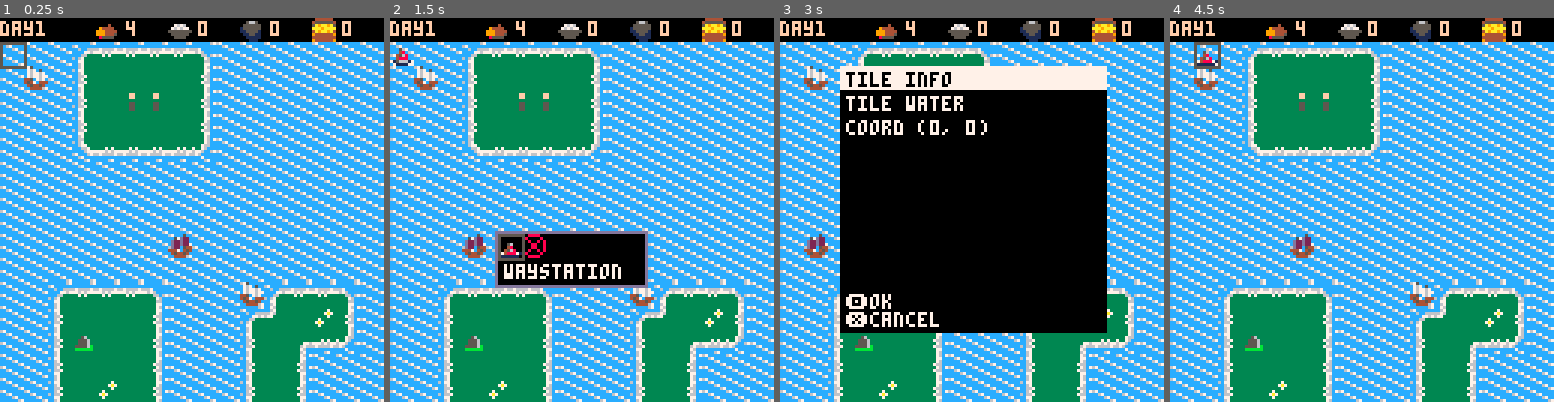
Above: before the commit, frames 1-4 (left to right).
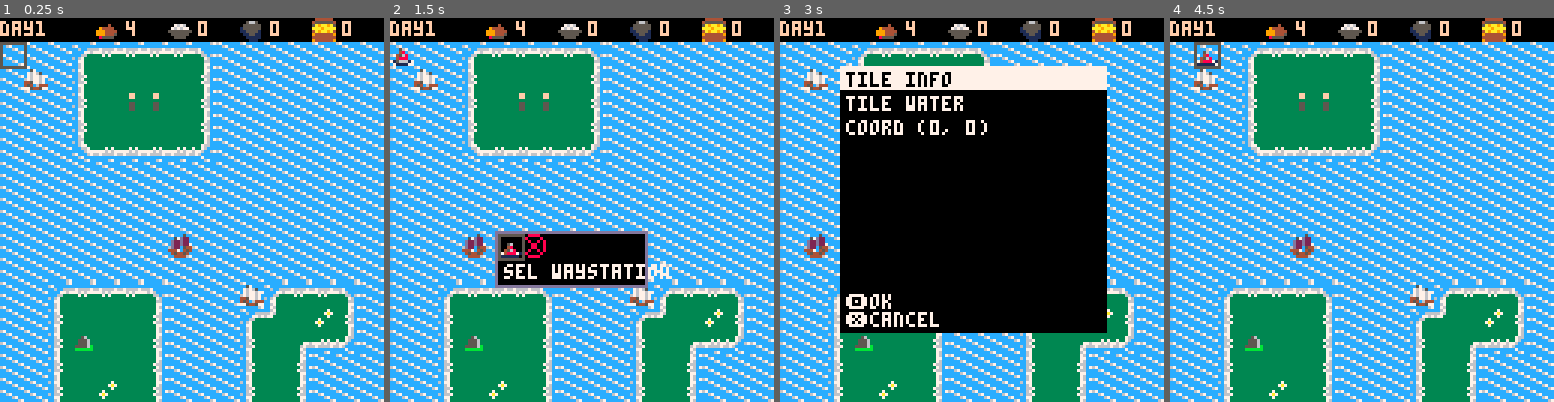
Above: after the commit, the same moments.

Repository: ignoreintuition/archipelago
Game: PICO-8 cartridge archipelago.p8
Two runs of this game, one before a commit and one after it. Both use one fixed random seed, a clock stepped at 60 frames per second and the inputs below.
Inputs:
- Up to frame 1 (0.25 s): no input
- Up to frame 2 (1.5 s): tap X (X key) at 0.33, 1.07 s; tap O (Z key) at 0.7 s
- Up to frame 3 (3 s): hold Right 1.6-2.1 s; tap O (Z key) every 0.4 s from 1.7 to 2.9 s; tap X (X key) at 1.85, 2.97 s; hold Up 2.15-2.42 s; hold Right from 2.47 s (still down)
- Up to frame 4 (4.5 s): release Right at 3.03 s; hold Left 3.08-3.58 s; tap O (Z key) at 3.3, 3.7, 4.1 s; hold Down 3.63-3.97 s; hold Right from 4.02 s (still down); tap X (X key) at 4.08 s

The runs differ from the first frame. In frame 1, 0.4% of the frame differs, in the area x 6-69%, y 12-75%; in frame 2, 1.0%, in the area x 6-73%, y 12-75%; in frame 3, 0.2%; in frame 4, 0.3%.

Commit message:
combine units

Diff:
--- a/archipelago.p8
+++ b/archipelago.p8
@@ -1,7 +1,7 @@
 pico-8 cartridge // http://www.pico-8.com
 version 41
 __lua__
---archipelago 0.1.2
+--archipelago 0.1.3
 --by IgnoreIntuition
 --game
 #include src/game.lua
@@ -28,14 +28,14 @@
 00600600c67ccccccc67cccc6c667333333766cc67666676333333336c673333333376cc67ccc676676ccccc7677333333336766333333333333333337a73333
 00000000ccc67ccccccc67cccc773333333377cccccccccc33333333cc773333333366cccc67ccccccc7cccccc673333333376cc333333333333333333733333
 00000000ccccc67ccccccc67cc673333333376cccccc67cc33333333cc673333333377cccccc67cccccc67cccc663333333367cc333333333333333333333333
-3333333333333333333333330050000000500000000000000000000000000000000aaa0000056000000000000000050000000500000000000005500000000000
-333333333bbb3333333333330776050007670500000aa00000000000000ff000aaa000aa00056000000000000050d22000502d2000000000005dd50000000000
-333563333bbb3bbb33333333077677600767767000aa9a00000ff000000ff000999aaa0006656660000000000d22d22002d222d0a0a0a0a000dddd0000054000
-335556333b4b3bbb33333333077677600767767009a9a9a0000ff00000000000000999aa00056000000566000d22d220022d2d204545454500dd5d0000544400
-3355563333433b4b333333334450776044507670054444400055550000055000aaa0009906056060005666600d22054402d20544454545454444444405444440
-355556b333433343333333334540044445400444054444400005500000055000999aaa00600560060564666644400454444004544545454544c44c4454444444
-3bbbbbb333333343333333330454454004544540054564400005500000055000000999aa5605606005414666045445400454454045494545cccccccc49999999
-3333333333333333333333330044440000444400054564400000000000000000aaa0009905656600054146660044440000444400454945450000000049955999
+3333333333333333333333330050000000000000000000000000000000000000000aaa0000056000000000000000050000000000000000000005500000000000
+333333333bbb3333333333330776050000500000000aa00000000000000ff000aaa000aa00056000000000000050d2200000050000000000005dd50000000000
+333563333bbb3bbb33333333077677600767050000aa9a00000ff000000ff000999aaa0006656660000000000d22d22000502d20a0a0a0a000dddd0000054000
+335556333b4b3bbb33333333077677600767767009a9a9a0000ff00000000000000999aa00056000000566000d22d22002d222d04545454500dd5d0000544400
+3355563333433b4b333333334450776007677670054444400055550000055000aaa0009906056060005666600d220544022d2d20454545454444444405444440
+355556b333433343333333334540044444507670054444400005500000055000999aaa0060056006056466664440045402d205444545454544c44c4454444444
+3bbbbbb333333343333333330454454045400444054564400005500000055000000999aa5605606005414666045445404440045445494545cccccccc49999999
+3333333333333333333333330044440077544577054564400000000000000000aaa0009905656600054146660044440077544577454945450000000049955999
 00000000000000000000000000000000000000000000000000000000000000000000000000000000000000000000000000000000000000000000000000000000
 00000000000080000000000000a9000000a900000000000000000000000000000000000000000000000000000000000000000000000000000000000000000000
 0000000000089800008000800aaa90000aaa90000005600000000000000000000000000000000000000000000000000000000000000000000000000000000000
--- a/src/pubsub.lua
+++ b/src/pubsub.lua
@@ -11,7 +11,6 @@
 end
 
 function subscribeToMessage(sub, msg, cb)
-
   add(subscribers, {sub, msg, cb})
 end
 
--- a/src/sprites.lua
+++ b/src/sprites.lua
@@ -83,17 +83,15 @@
 
 function destroySprite(x, y)
   for i, v in ipairs(activeSprites) do
-    if v.type == building then
-      if v.x == x and v.y == y then
-        local explosion = 32
-        del(activeSprites, v)
-        while explosion <= 34 do
-          spr(explosion, x, y)
-          explosion = explosion + 1
-        end
-        mode = modes["select"]
-        return true
+    if v.x == x and v.y == y then
+      local explosion = 32
+      del(activeSprites, v)
+      while explosion <= 34 do
+        spr(explosion, x, y)
+        explosion = explosion + 1
       end
+      mode = modes["select"]
+      return true
     end
   end
   mode = modes["select"]
--- a/src/toolbar.lua
+++ b/src/toolbar.lua
@@ -84,7 +84,7 @@
   if tb == "selectSprites" then
     selActive = sel
     for i, v in ipairs(sel) do
-      add(toolbars["selectSprites"], { v.subType, v.spr, "selectUnit", i })
+      add(toolbars["selectSprites"], { "sel " .. v.subType, v.spr, "selectUnit", i })
     end
     add(toolbars["selectSprites"], cancelIcon)
   end
--- a/src/ui.lua
+++ b/src/ui.lua
@@ -72,11 +72,7 @@
   elseif mode == modes["move"] then
     rect(c.x * 8, c.y * 8, c.x * 8 + c.w, c.y * 8 + c.h, 5)
     if btnp(❎) then
-      if moveSprite(c.x, c.y) then
-        mode = modes["select"]
-      else
-        sfx(0)
-      end
+      moveSprite(c.x, c.y)
     end
   end
 end
--- a/src/unit.lua
+++ b/src/unit.lua
@@ -10,7 +10,9 @@
     tx = x,
     ty = y,
     active = false,
-    sel = false
+    sel = false,
+    queueForUpdate = false,
+    queueForDecomm = false
   }
   if u.spr == sprites["ship"] then
     u.terr = water
@@ -22,6 +24,20 @@
 
 function updateUnit(u)
   u.spr = animate(u)
+  if d["resolved"] and u["queueForUpdate"] then
+    mode = modes["select"]
+    u["queueForUpdate"] = false
+    u.lvl = u.lvl + 1
+  elseif not d["active"] and u["queueForUpdate"] then
+    mode = modes["select"]
+    u["queueForUpdate"] = false
+  end
+  if d["resolved"] and u["queueForDecomm"] then
+    u["queueForDecomm"] = false
+    destroySprite(u.x, u.y)
+  elseif not d["active"] and u["queueForDecomm"] then
+    u["queueForDecomm"] = false
+  end
 end
 
 function drawUnit(u)
@@ -52,23 +68,44 @@
 end
 
 function moveUnit(u, x, y)
+  if u.x == x and u.y == y then
+    mode = modes["select"]
+    return true
+  end
+  for i, v in ipairs(activeSprites) do
+    if v.x == x and v.y == y then
+      if v.type == unit then
+        upgradeUnit(v, u)
+        return true
+      elseif v.type == building then
+        mode = modes["select"]
+        return false
+      end
+    end
+  end
   if fget(u.spr, u.terr) == fget(mget(x, y), u.terr) then
     u.tx = x
     u.ty = y
     u.active = true
+    mode = modes["select"]
     return true
   end
+  sfx(0)
   return false
 end
 
-function upgradeUnit(u)
-  u.lvl = u.lvl + 1
+function upgradeUnit(v, u)
+  dialog("merge", { "combine\nunits" }, "sm")
+  v["queueForUpdate"] = true
+  u["queueForDecomm"] = true
+  mode = modes["dialog"]
 end
 
 function unitDialog(u)
   dialog(
     "unit info", {
       "terr " .. u.terr,
+      "level: " .. u.lvl,
       u.subType,
       "coord (" .. u.x .. ", " .. u.y .. ")",
       u.desc
Not shown, changed: dist/archipelago.p8.png
